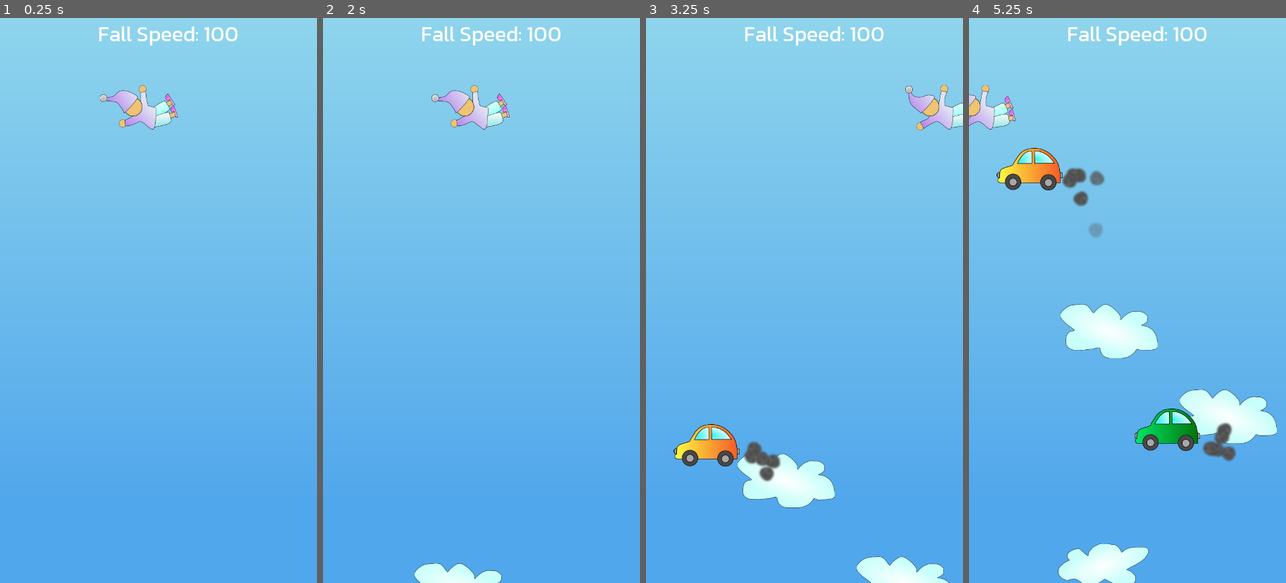
Above: before the commit, frames 1-4 (left to right).
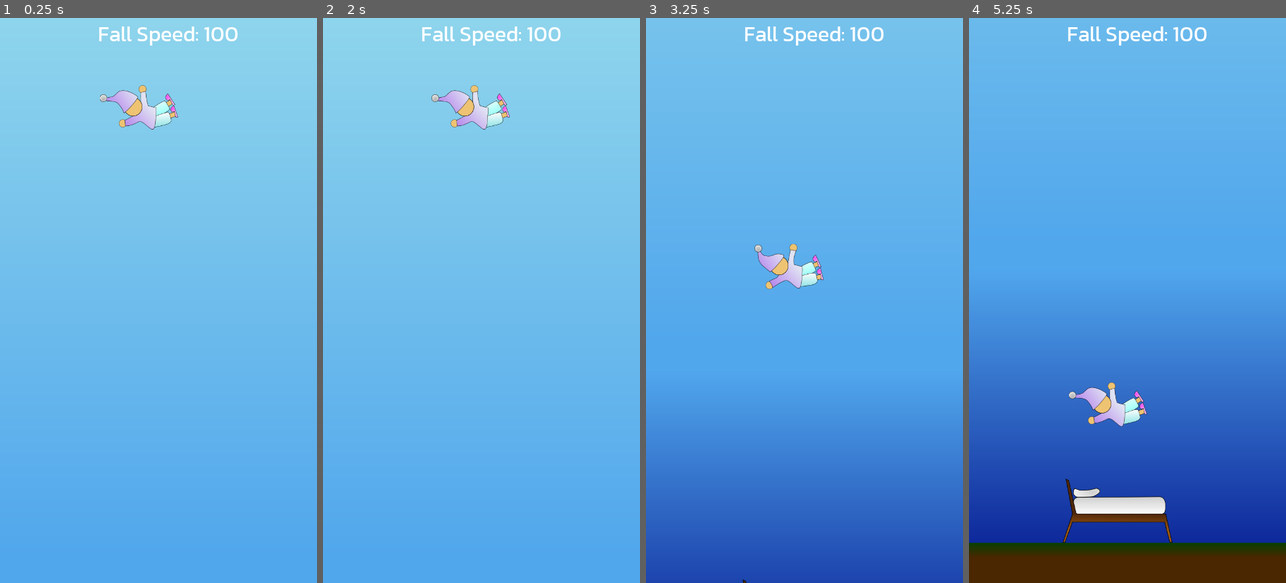
Above: after the commit, the same moments.

Repository: sorlok/LD48
Game: Godot game, scene res://Scenes/LevelCloud.tscn
Same seed, same stepped clock (60 frames per second), same inputs: the game is played once before the commit and once after it.
Inputs (mouse positions are in pixels of both pictures, inside the frame that each line leads up to):
- Up to frame 1 (0.25 s): no input
- Up to frame 2 (2 s): move the mouse to (551, 272) at 0.52 s; hold D (ui_right) 0.53-1.28 s; click (551, 272) at 0.67 s; move the mouse to (418, 328) at 1.27 s; hold A (ui_left) from 1.28 s (still down)
- Up to frame 3 (3.25 s): move the mouse to (836, 176) at 2.02 s; release A (ui_left) at 2.03 s; hold D (ui_right) from 2.03 s (still down); move the mouse to (712, 520) at 2.77 s; click (712, 520) at 2.92 s
- Up to frame 4 (5.25 s): move the mouse to (1222, 385) at 3.52 s; release D (ui_right) at 3.53 s; hold A (ui_left) from 3.53 s (still down); move the mouse to (1032, 215) at 4.27 s; move the mouse to (1171, 470) at 5.02 s; click (1171, 470) at 5.17 s

The runs differ from the first frame. In frame 2, 0.7% of the frame differs, in the area x 28-57%, y 96-100%; in frame 3, 34%; in frame 4, 100%, in the area x 0-100%, y 0-100%.

Commit message:
Fall slowly onto the bed

Diff:
--- a/Scenes/LevelCloud.tscn
+++ b/Scenes/LevelCloud.tscn
@@ -26,9 +26,6 @@
 CarAlarm = ExtResource( 9 )
 
 [node name="SkyBg" parent="." instance=ExtResource( 10 )]
-position = Vector2( 373.249, 766.925 )
-rotation = -1.5708
-scale = Vector2( 0.753284, 973.47 )
 
 [node name="SkyBgEnd" parent="." instance=ExtResource( 11 )]
 position = Vector2( 1074, -2 )
@@ -57,9 +54,11 @@
 [node name="RocketTimer" type="Timer" parent="."]
 wait_time = 10.0
 
+[connection signal="at_target_y" from="SkyBgEnd" to="." method="_on_SkyBgEnd_at_target_y"]
 [connection signal="collide_car" from="Player" to="." method="_on_Player_collide_car"]
 [connection signal="collide_cloud" from="Player" to="." method="_on_Player_collide_cloud"]
 [connection signal="first_force_move_done" from="Player" to="." method="_on_Player_first_force_move_done"]
+[connection signal="second_force_move_done" from="Player" to="." method="_on_Player_second_force_move_done"]
 [connection signal="timeout" from="CloudTimer" to="." method="_on_CloudTimer_timeout"]
 [connection signal="timeout" from="CarTimer" to="." method="_on_CarTimer_timeout"]
 [connection signal="timeout" from="RocketTimer" to="." method="_on_RocketTimer_timeout"]
--- a/Scenes/SkyBg.tscn
+++ b/Scenes/SkyBg.tscn
@@ -1,4 +1,6 @@
-[gd_scene load_steps=3 format=2]
+[gd_scene load_steps=4 format=2]
+
+[ext_resource path="res://Scripts/SkyBg.gd" type="Script" id=1]
 
 [sub_resource type="Gradient" id=1]
 offsets = PoolRealArray( 0, 0.282209, 1 )
@@ -7,7 +9,10 @@
 [sub_resource type="GradientTexture" id=2]
 gradient = SubResource( 1 )
 
-[node name="SkyBg" type="Sprite"]
+[node name="SkyBg" type="Node2D"]
+script = ExtResource( 1 )
+
+[node name="Bg" type="Sprite" parent="."]
 position = Vector2( 361.16, 854.185 )
 rotation = 4.71239
 scale = Vector2( 0.840669, 736.8 )
--- a/Scenes/SkyBgEnd.tscn
+++ b/Scenes/SkyBgEnd.tscn
@@ -1,6 +1,7 @@
-[gd_scene load_steps=6 format=2]
+[gd_scene load_steps=7 format=2]
 
 [ext_resource path="res://Images/Bed.png" type="Texture" id=1]
+[ext_resource path="res://Scripts/SkyBg.gd" type="Script" id=2]
 
 [sub_resource type="Gradient" id=1]
 offsets = PoolRealArray( 0, 0.858896 )
@@ -17,6 +18,7 @@
 gradient = SubResource( 3 )
 
 [node name="SkyBgEnd" type="Node2D"]
+script = ExtResource( 2 )
 
 [node name="Gradients" type="Sprite" parent="."]
 position = Vector2( 345.238, 360.996 )
@@ -30,5 +32,5 @@
 texture = SubResource( 4 )
 
 [node name="Bed" type="Sprite" parent="."]
-position = Vector2( 364.282, 544.308 )
+position = Vector2( 337.282, 544.308 )
 texture = ExtResource( 1 )
--- a/Scripts/LevelCloud.gd
+++ b/Scripts/LevelCloud.gd
@@ -83,6 +83,12 @@
 	# Make it move up
 	cloud.linear_velocity = Vector2(0, -1 * rand_range(cloud.min_speed, cloud.max_speed))
 
+	#
+	# TEMP: TODO: Trigger end of level.
+	#
+	end_level()
+
+
 
 func _on_Player_collide_cloud(cloud:Node2D):
 	update_fall_speed()
@@ -157,11 +163,6 @@
 	# Reschedule the timer
 	$RocketTimer.wait_time = rng.randi_range(5, 10)
 
-	#
-	# TEMP: TODO: Trigger end of level.
-	#
-	end_level()
-
 
 
 
@@ -170,5 +171,27 @@
 # TODO: Scroll in the other BG now.
 #
 func _on_Player_first_force_move_done():
+	# Set up
 	$SkyBgEnd.position.x = 0
 	$SkyBgEnd.position.y = $Player.screen_size.y
+
+	# Give it "velocity" and a destination
+	var amt = 708 # Distance to base
+	var mag = -400
+	$SkyBg.velocity_y = mag
+	$SkyBg.target_y = $SkyBg.position.y - amt
+	$SkyBgEnd.velocity_y = mag
+	$SkyBgEnd.target_y = $SkyBgEnd.position.y - amt
+
+	# Start moving the player
+	$Player.move_to_bed()
+
+
+# Bed is in view
+func _on_SkyBgEnd_at_target_y():
+	pass # We don't have to do anything here; the player isn't on the bed yet.
+
+
+func _on_Player_second_force_move_done():
+	print("ON BED")
+	pass # Player is on the bed. TODO
--- a/Scripts/Player.gd
+++ b/Scripts/Player.gd
@@ -3,7 +3,8 @@
 # On collide
 signal collide_cloud
 signal collide_car
-signal first_force_move_done
+signal first_force_move_done   # We are at the center of the screen
+signal second_force_move_done  # We have touched down on the bed
 
 # Speed to move left/right
 var speed:int = 400
@@ -13,6 +14,9 @@
 
 # Are we "force moving" anywhere?
 var force_move = null
+
+# Is this move a "falling to the bed" move? If so, set this to the distance from our starting pos to the target.
+var falling_to_bed_dist = null
 
 # Size of the screen and margin (for clamping)
 var screen_size:Vector2
@@ -32,6 +36,8 @@
 	var velocity = Vector2()
 	var min_margin = screen_margin_x[0]
 	var max_margin = screen_size.x-screen_margin_x[1]
+	var min_margin_y = screen_margin_y[0]
+	var max_margin_y = screen_size.y-screen_margin_y[1]
 
 	if Globals.state == Globals.ST_INGAME:
 		# Move left/right with A+D
@@ -48,25 +54,44 @@
 			accX = clamp(accX, -grav, grav)
 			velocity.x += 2*speed*(accX / grav)
 	elif Globals.state == Globals.ST_ENDING:
-		if force_move != null:
+		if force_move != null:  # TODO: Just use vector math.
+			# Adjust speed based on how far we are from the destination.
+			var speed_real = speed
+			if falling_to_bed_dist != null:
+				var dist_perc = position.distance_to(force_move) / falling_to_bed_dist
+				if dist_perc < 0.5:
+					speed_real = clamp(speed * dist_perc + 0.5, speed*0.2, speed)
+					$AnimatedSprite.speed_scale = clamp(dist_perc * 2, 0, 1)
+				else:
+					speed_real *= 0.75
+
 			if position.x < force_move.x:
-				velocity.x += speed
+				velocity.x += speed_real
 				max_margin = force_move.x
 			elif position.x > force_move.x:
-				velocity.x -= speed
+				velocity.x -= speed_real
 				min_margin = force_move.x
-
+			if position.y < force_move.y:
+				velocity.y += speed_real
+				max_margin_y = force_move.y
+			elif position.y > force_move.y:
+				velocity.y -= speed_real
+				min_margin_y = force_move.y
 
 	# Update position
 	position += velocity * delta
 	position.x = clamp(position.x, min_margin, max_margin)
-	position.y = clamp(position.y, screen_margin_y[0], screen_size.y-screen_margin_y[1])
+	position.y = clamp(position.y, min_margin_y, max_margin_y)
 
 	# Done with move?
 	# TODO: This is not the right way to do things.
-	if force_move != null && position.x == force_move.x:
-		emit_signal("first_force_move_done")
+	if force_move != null && position.x == force_move.x && position.y == force_move.y:
 		force_move = null
+		if falling_to_bed_dist == null:
+			emit_signal("first_force_move_done")
+		else:
+			emit_signal("second_force_move_done")
+			falling_to_bed_dist = null
 
 
 func increase_fall_speed(amt:int):
@@ -80,6 +105,11 @@
 func move_to(dest:Vector2):
 	force_move = dest
 
+
+func move_to_bed():
+	# Move to a position direclty on top of the bed
+	move_to(Vector2(position.x, screen_size.y - 195))
+	falling_to_bed_dist = position.distance_to(force_move)
 
 
 func _on_Player_body_entered(body:Node):
--- /dev/null
+++ b/Scripts/SkyBg.gd
@@ -0,0 +1,23 @@
+extends Node2D
+
+
+signal at_target_y
+
+var target_y = null
+
+var velocity_y = 0
+
+
+func _process(delta):
+	# Update position
+	if target_y != null:
+		position.y += velocity_y * delta
+		if velocity_y > 0:
+			position.y = clamp(position.y, position.y, target_y)
+		else:
+			position.y = clamp(position.y, target_y, position.y)
+
+		# Done with move?
+		if target_y == position.y:
+			target_y = null
+			emit_signal("at_target_y")
